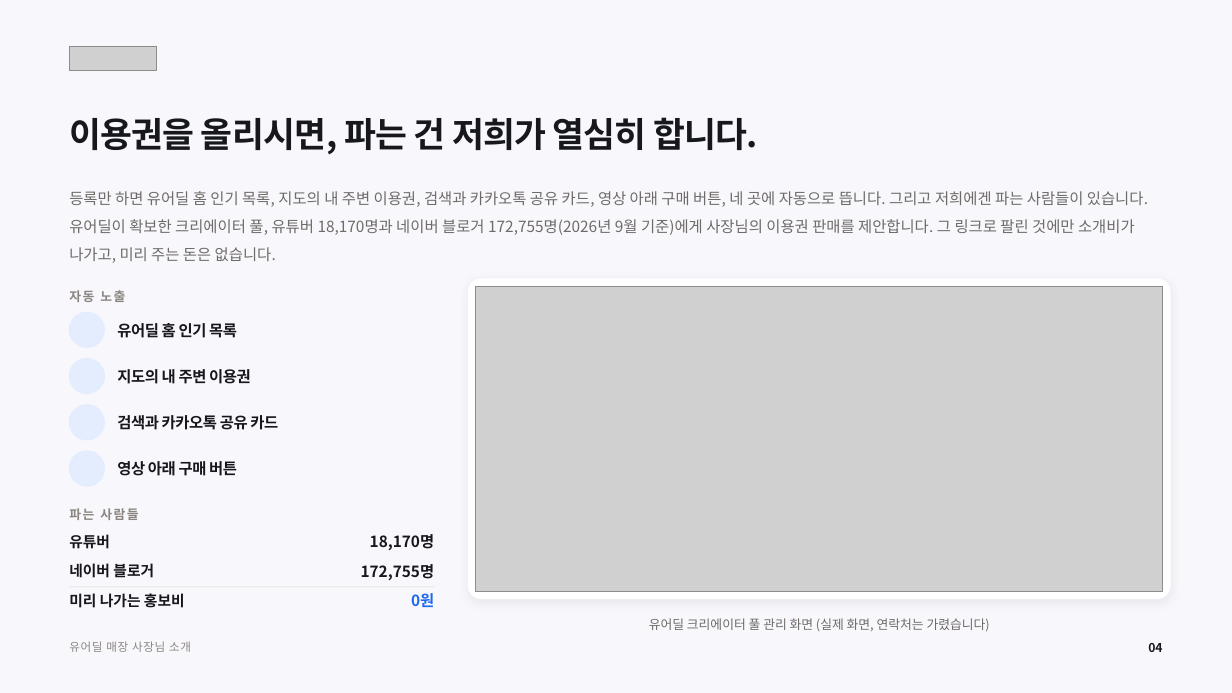
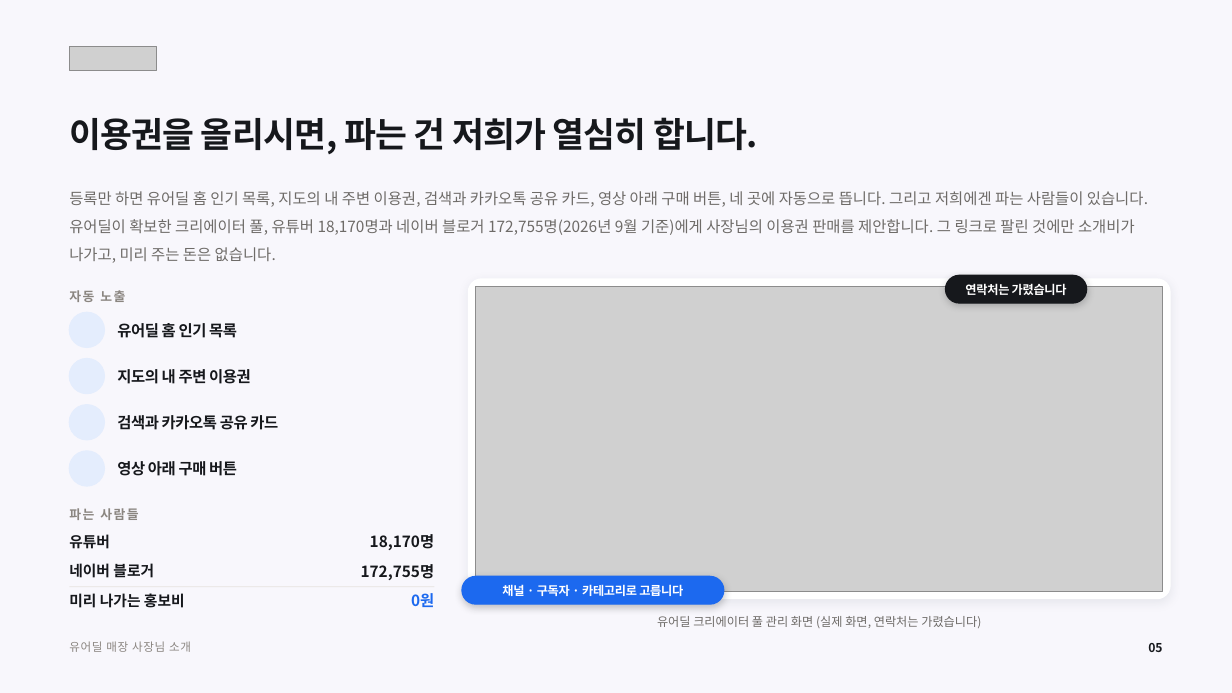
Before and after one commit to tobe2111/ur-live, a slide deck: slide 6 of docs/business/proposals/urdeal-store-owner-deck.pptx (slide 4 before the commit). Drawn at 1232x693 pixels with LibreOffice and Linux fonts; fonts in the diff are those of the drawing; grey boxes stand for pictures; background and template pictures are left out. Boxes give left, top, right and bottom in pixels: in the first picture for what was removed or moved away, otherwise in the second. Text is boxed around its words. In the diff, an @@ line names an element or a change of style, - is before the commit and + after.

```diff
--- a/docs/business/proposals/urdeal-store-owner-deck.pptx
+++ b/docs/business/proposals/urdeal-store-owner-deck.pptx
@@ rounded rectangle added at (945,275,1087,303), fill #16181C, outline #16181C 1 pt @@
@@ text added at (965,283,1067,295), 9.5 pt, text #FFFFFF, bold @@
+연락처는 가렸습니다
@@ rounded rectangle added at (462,577,724,604), fill #1C69EF, outline #1C69EF 1 pt @@
@@ text added at (502,584,683,596), 9.5 pt, text #FFFFFF, bold @@
+채널 · 구독자 · 카테고리로 고릅니다
@@ text "유어딜 크리에이터 풀 관리 화면 ..." at (657,616,981,628): size 10 to 9.5 pt @@
@@ text at (1148,643,1162,652): text changed @@
-04
+05
```
Also in this commit, not shown: 5 other slides changed, 2 slides added, 14 other files.
